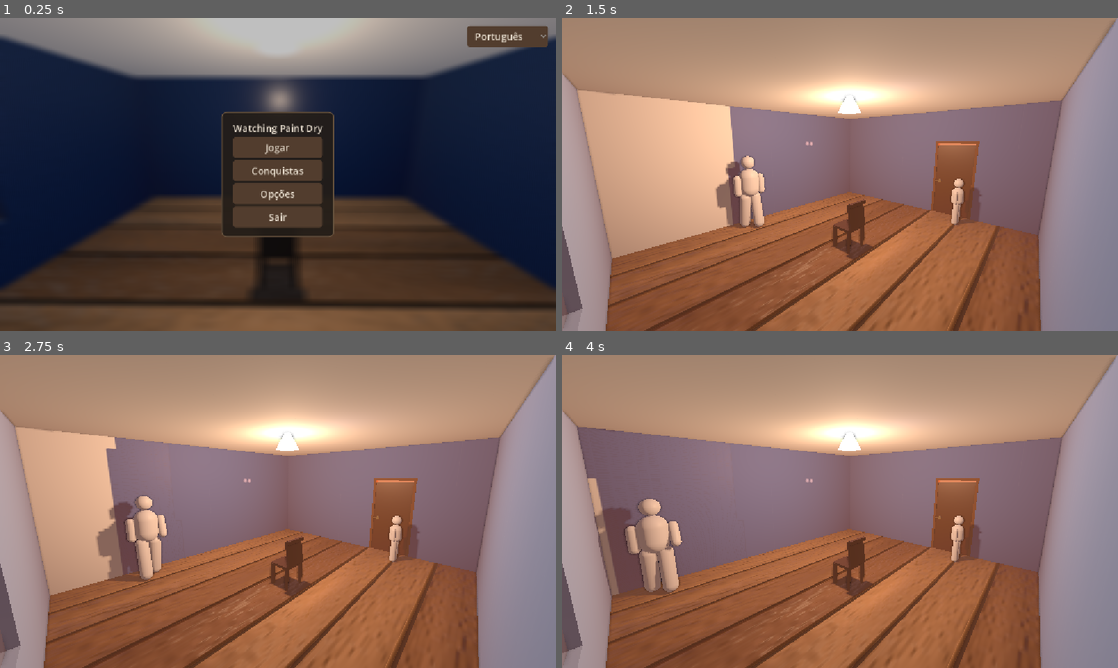
Above: before the commit, frames 1-4 (two rows, left to right).
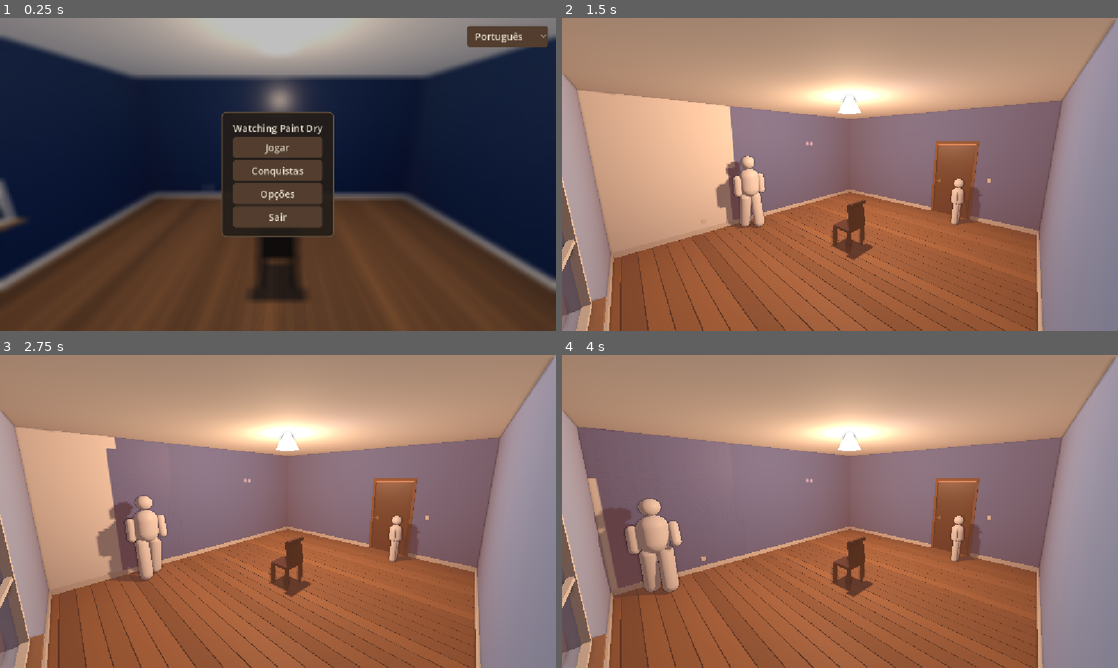
Above: after the commit, the same moments.

Repository: CaioLeonardoSch/watching-paint-dry
Game: Godot game, scene res://scenes/menu_principal.tscn
The game is run twice, just before and just after one commit, with the same random seed, the same clock (stepped at 60 frames per second) and the same inputs.
Inputs (mouse positions are in pixels of both pictures, inside the frame that each line leads up to):
- Up to frame 1 (0.25 s): no input
- Up to frame 2 (1.5 s): click "Jogar" at 0.5 s; click "Rápido" at 1.25 s
- Up to frame 3 (2.75 s): move the mouse to (400, 495) at 2.02 s
- Up to frame 4 (4 s): move the mouse to (728, 527) at 2.77 s; move the mouse to (895, 442) at 3.52 s

The runs differ from the first frame. In frame 1, 12% of the frame differs, in the area x 0-100%, y 51-100%; in frame 2, 8.6%; in frame 3, 8.7%; in frame 4, 8.8%.

Commit message:
feat: props do quarto, assoalho em tabuas e limpeza de normal map procedural

Diff:
--- a/scripts/inicializar_quarto.gd
+++ b/scripts/inicializar_quarto.gd
@@ -16,6 +16,8 @@
 	_criar_janela()
 	_criar_lampada()
 	_criar_cadeira()
+	_criar_assoalho_tabuas()
+	PropsQuarto.criar(self)
 
 
 func _criar_meshes() -> void:
@@ -38,20 +40,14 @@
 		"ParedeLesteAcima":   Vector3(0.2, 0.9, 1.0),  # Z∈[-0.5,+0.5], Y∈[2.1,3.0]
 	}
 
-	var ruido_medio := MateriaisProcedurais.criar_textura_ruido(0.12, 512)
-
-	# Reboco de parede — grão fino, relevo sutil
-	var normal_parede := MateriaisProcedurais.criar_normal_ruido(0.9, 1.2, 512)
-
-	# Branco cru de gesso/reboco não pintado — sem tonalidade quente de tinta
-	var mat_parede := MateriaisProcedurais.criar_material_texturizado(
-		Color(0.93, 0.92, 0.90), 0.95, ruido_medio, Vector3(2.0, 2.0, 2.0), normal_parede, 0.6)
-	var mat_piso   := _criar_material_assoalho()
-	var mat_teto   := _criar_material_teto()
-
-	var nos_piso  := ["ChaoQP"]
+	# Fase C tirou o reboco com ruído triplanar + normal map procedural que ficava
+	# aqui: as 9 paredes recebem o material da tinta (parede_pintavel.gd), então
+	# ele já era código morto — e a direção low-poly pede superfície limpa, não
+	# micro-relevo fingido, que só denuncia a face plana quando a luz raspa.
+	var mat_teto := _criar_material_teto()
+
 	var nos_teto  := ["TetoQP"]
-	# material gerenciado pelo tinta_secando.gd (uma parede inteira vira "pintável")
+	# material gerenciado por parede_pintavel.gd (a parede inteira é pintável)
 	var nos_tinta := [
 		"ParedeNorteSolida", "ParedeSul",
 		"ParedeOesteNorte", "ParedeOesteSul", "ParedeOesteAcima", "ParedeOesteAbaixo",
@@ -68,14 +64,9 @@
 		box.size = meshes[nome]
 		no.mesh  = box
 
-		if nome in nos_tinta:
-			continue
-		elif nome in nos_piso:
-			no.set_surface_override_material(0, mat_piso)
-		elif nome in nos_teto:
+		# o chão recebe material em _criar_assoalho_tabuas (vira contrapiso)
+		if nome in nos_teto:
 			no.set_surface_override_material(0, mat_teto)
-		else:
-			no.set_surface_override_material(0, mat_parede)
 
 
 ## Teto de gesso: liso de propósito. Sem normal map e sem textura de detalhe —
@@ -89,10 +80,59 @@
 	return mat
 
 
-func _criar_material_assoalho() -> ShaderMaterial:
-	var mat := ShaderMaterial.new()
-	mat.shader = load("res://shaders/assoalho.gdshader")
-	return mat
+## Assoalho de tábuas como GEOMETRIA, não como normal map.
+##
+## Fase C do overhaul: o `assoalho.gdshader` desenhava tábua, junta e relevo
+## por diferença finita numa superfície plana. Em low-poly isso é trabalho
+## errado — a estética quer forma e cor chapada, e relevo fingido em superfície
+## plana entrega o truque assim que a luz bate de raspão (foi o mesmo motivo de
+## o normal map do teto ter saído). Cada tábua vira um quad com altura e tom
+## próprios; a junta é a fresta entre elas, de verdade.
+func _criar_assoalho_tabuas() -> void:
+	var chao := get_node_or_null("ChaoQP")
+	if chao == null:
+		return
+	# O plano antigo continua visível como CONTRAPISO, escuro, por baixo das
+	# tábuas. Escondê-lo abre buraco: as frestas entre tábuas passam a dar no
+	# vazio e a luz do exterior vaza por elas.
+	var mat_base := StandardMaterial3D.new()
+	mat_base.albedo_color = Color(0.16, 0.12, 0.09)
+	mat_base.roughness    = 0.95
+	chao.set_surface_override_material(0, mat_base)
+
+	var raiz := Node3D.new()
+	raiz.name = "Assoalho"
+	add_child(raiz)
+
+	var rng := RandomNumberGenerator.new()
+	rng.seed = 20260730  # decoração: fixa, pra não mudar entre execuções
+
+	const LARGURA_TABUA: float = 0.22
+	const FRESTA: float = 0.012
+	var x: float = -3.5
+	while x < 3.5:
+		var largura: float = minf(LARGURA_TABUA, 3.5 - x)
+		if largura < 0.02:
+			break
+
+		var tabua := MeshInstance3D.new()
+		raiz.add_child(tabua)
+		var box := BoxMesh.new()
+		# altura levemente irregular: assoalho velho não é perfeitamente plano
+		var altura: float = 0.05 + rng.randf() * 0.012
+		box.size = Vector3(largura - FRESTA, altura, 6.0)
+		tabua.mesh = box
+		tabua.position = Vector3(x + largura * 0.5, -altura * 0.5 + 0.004, -1.0)
+
+		# tom por tábua — é o que dá vida sem custar textura (vertex color é o
+		# caminho canônico de low-poly, e aqui a peça inteira faz o papel)
+		var tom: float = 0.86 + rng.randf() * 0.28
+		var mat := StandardMaterial3D.new()
+		mat.albedo_color = Color(0.52 * tom, 0.35 * tom, 0.21 * tom)
+		mat.roughness    = 0.72 + rng.randf() * 0.12
+		tabua.set_surface_override_material(0, mat)
+
+		x += largura
 
 
 func _criar_janela() -> void:
--- /dev/null
+++ b/scripts/props_quarto.gd
@@ -0,0 +1,152 @@
+extends RefCounted
+class_name PropsQuarto
+
+# ─────────────────────────────────────────────
+#  PROPS DO QUARTO — o que faz um quarto ler como quarto
+#
+#  Fase C do overhaul. A tese do plano: num visual low-poly, superfície
+#  chapada é a proposta, não o problema — o que separa "quarto" de "caixa"
+#  não é micro-detalhe de textura, é ter as coisas que todo quarto tem.
+#  Rodapé, moldura de porta e de janela, interruptor, tomada. Cada um com
+#  poucos polígonos e cor chapada da paleta.
+#
+#  Tudo aqui é geometria primitiva posicionada, sem textura nenhuma.
+#
+#  Quarto: X ∈ [-3.5, +3.5], Z ∈ [-4.0, +2.0], Y ∈ [0, 3]
+#  Porta a leste (x=+3.5, z de -0.5 a +0.5); janela a oeste (x=-3.5,
+#  z de -1 a +1, y de 0.8 a 2.0).
+# ─────────────────────────────────────────────
+
+# ── Paleta fechada (Fase C do plano) ─────────────────────────
+const MADEIRA_CLARA := Color(0.60, 0.45, 0.31)
+const MADEIRA_ESCURA := Color(0.38, 0.24, 0.14)
+const BRANCO_SUJO := Color(0.88, 0.86, 0.82)
+const METAL_FOSCO := Color(0.62, 0.60, 0.56)
+const PLASTICO_CREME := Color(0.90, 0.88, 0.83)
+
+# FACE INTERNA de cada parede, não o centro dela. As paredes são BoxMesh de
+# 0.2 de espessura centrados em ±3.5 / -4.0 / +2.0, então a superfície que dá
+# pro quarto está 0.1 pra dentro. Usar o centro enterra os props na parede.
+const LIMITE_X: float = 3.4
+const LIMITE_Z_NORTE: float = -3.9
+const LIMITE_Z_SUL: float = 1.9
+
+const ALTURA_RODAPE: float = 0.11
+const SALIENCIA: float = 0.025  # o quanto o prop se destaca da parede
+
+
+static func criar(pai: Node3D) -> void:
+	var raiz := Node3D.new()
+	raiz.name = "Props"
+	pai.add_child(raiz)
+
+	_rodapes(raiz)
+	_moldura_janela(raiz)
+	_moldura_porta(raiz)
+	_interruptor(raiz)
+	_tomada(raiz)
+
+
+static func _material(cor: Color, aspereza: float = 0.85) -> StandardMaterial3D:
+	var mat := StandardMaterial3D.new()
+	mat.albedo_color = cor
+	mat.roughness    = aspereza
+	mat.metallic     = 0.0
+	return mat
+
+
+static func _caixa(pai: Node3D, tamanho: Vector3, pos: Vector3, mat: Material) -> MeshInstance3D:
+	var no := MeshInstance3D.new()
+	pai.add_child(no)
+	var box := BoxMesh.new()
+	box.size  = tamanho
+	no.mesh   = box
+	no.position = pos
+	no.set_surface_override_material(0, mat)
+	return no
+
+
+## Rodapé nas 4 paredes. Além de dar leitura de quarto, esconde o encontro
+## entre parede e assoalho — que é justamente onde a tinta do rolo termina.
+static func _rodapes(raiz: Node3D) -> void:
+	var mat := _material(BRANCO_SUJO, 0.7)
+	var y: float = ALTURA_RODAPE * 0.5
+	var largura: float = LIMITE_X * 2.0
+	var profundidade: float = LIMITE_Z_SUL - LIMITE_Z_NORTE
+
+	# norte e sul (atravessam a parede inteira)
+	_caixa(raiz, Vector3(largura, ALTURA_RODAPE, SALIENCIA),
+		Vector3(0, y, LIMITE_Z_NORTE + SALIENCIA * 0.5), mat)
+	_caixa(raiz, Vector3(largura, ALTURA_RODAPE, SALIENCIA),
+		Vector3(0, y, LIMITE_Z_SUL - SALIENCIA * 0.5), mat)
+
+	# oeste (janela começa em y=0.8, então o rodapé passa reto)
+	_caixa(raiz, Vector3(SALIENCIA, ALTURA_RODAPE, profundidade),
+		Vector3(-LIMITE_X + SALIENCIA * 0.5, y, (LIMITE_Z_NORTE + LIMITE_Z_SUL) * 0.5), mat)
+
+	# leste: interrompido pelo vão da porta (z de -0.5 a +0.5)
+	var comp_norte: float = -0.5 - LIMITE_Z_NORTE
+	_caixa(raiz, Vector3(SALIENCIA, ALTURA_RODAPE, comp_norte),
+		Vector3(LIMITE_X - SALIENCIA * 0.5, y, LIMITE_Z_NORTE + comp_norte * 0.5), mat)
+	var comp_sul: float = LIMITE_Z_SUL - 0.5
+	_caixa(raiz, Vector3(SALIENCIA, ALTURA_RODAPE, comp_sul),
+		Vector3(LIMITE_X - SALIENCIA * 0.5, y, 0.5 + comp_sul * 0.5), mat)
+
+
+## Moldura da janela (parede oeste, x=-3.5, z de -1 a 1, y de 0.8 a 2.0).
+static func _moldura_janela(raiz: Node3D) -> void:
+	var mat := _material(BRANCO_SUJO, 0.65)
+	var x: float = -LIMITE_X + SALIENCIA
+	var esp: float = 0.05
+	var z0: float = -1.0
+	var z1: float = 1.0
+	var y0: float = 0.8
+	var y1: float = 2.0
+
+	# verticais
+	_caixa(raiz, Vector3(esp, y1 - y0 + esp * 2.0, esp), Vector3(x, (y0 + y1) * 0.5, z0), mat)
+	_caixa(raiz, Vector3(esp, y1 - y0 + esp * 2.0, esp), Vector3(x, (y0 + y1) * 0.5, z1), mat)
+	# horizontais
+	_caixa(raiz, Vector3(esp, esp, z1 - z0), Vector3(x, y0, (z0 + z1) * 0.5), mat)
+	_caixa(raiz, Vector3(esp, esp, z1 - z0), Vector3(x, y1, (z0 + z1) * 0.5), mat)
+	# travessa central — divide o vidro em dois, cara de janela de casa
+	_caixa(raiz, Vector3(esp * 0.7, esp * 0.7, z1 - z0), Vector3(x, (y0 + y1) * 0.5, (z0 + z1) * 0.5), mat)
+
+	# peitoril, um pouco mais fundo que a moldura
+	_caixa(raiz, Vector3(0.12, 0.04, z1 - z0 + 0.16),
+		Vector3(x + 0.04, y0 - 0.03, (z0 + z1) * 0.5), _material(MADEIRA_CLARA, 0.7))
+
+
+## Batente da porta (parede leste, x=+3.5, z de -0.5 a 0.5, até y=2.1).
+static func _moldura_porta(raiz: Node3D) -> void:
+	var mat := _material(MADEIRA_ESCURA, 0.7)
+	var x: float = LIMITE_X - SALIENCIA
+	var esp: float = 0.06
+	var z0: float = -0.5
+	var z1: float = 0.5
+	var topo: float = 2.1
+
+	_caixa(raiz, Vector3(esp, topo, esp), Vector3(x, topo * 0.5, z0), mat)
+	_caixa(raiz, Vector3(esp, topo, esp), Vector3(x, topo * 0.5, z1), mat)
+	_caixa(raiz, Vector3(esp, esp, z1 - z0 + esp), Vector3(x, topo, (z0 + z1) * 0.5), mat)
+
+
+## Interruptor perto da porta, na altura da mão.
+static func _interruptor(raiz: Node3D) -> void:
+	var x: float = LIMITE_X - SALIENCIA
+	var pos := Vector3(x, 1.15, 0.85)
+	_caixa(raiz, Vector3(0.02, 0.10, 0.08), pos, _material(PLASTICO_CREME, 0.5))
+	# a teclinha
+	_caixa(raiz, Vector3(0.012, 0.05, 0.035),
+		pos + Vector3(0.015, 0.005, 0.0), _material(BRANCO_SUJO, 0.4))
+
+
+## Tomada na parede norte, baixa, logo acima do rodapé.
+static func _tomada(raiz: Node3D) -> void:
+	var z: float = LIMITE_Z_NORTE + SALIENCIA
+	var pos := Vector3(-1.9, 0.28, z)
+	_caixa(raiz, Vector3(0.09, 0.09, 0.02), pos, _material(PLASTICO_CREME, 0.5))
+	# os dois furinhos
+	var mat_furo := _material(Color(0.18, 0.17, 0.16), 0.9)
+	_caixa(raiz, Vector3(0.012, 0.022, 0.012), pos + Vector3(-0.018, 0.008, 0.008), mat_furo)
+	_caixa(raiz, Vector3(0.012, 0.022, 0.012), pos + Vector3(0.018, 0.008, 0.008), mat_furo)
--- a/shaders/assoalho.gdshader
+++ /dev/null
@@ -1,77 +0,0 @@
-shader_type spatial;
-
-uniform float num_taboas    : hint_range(2.0, 60.0) = 14.0;
-uniform float largura_junta : hint_range(0.0, 0.3)  = 0.05;
-uniform float forca_relevo  : hint_range(0.0, 3.0)  = 1.0;
-uniform vec4  cor_clara     : source_color = vec4(0.62, 0.47, 0.32, 1.0);
-uniform vec4  cor_escura    : source_color = vec4(0.40, 0.28, 0.18, 1.0);
-
-float hash(vec2 p) {
-	return fract(sin(dot(p, vec2(127.1, 311.7))) * 43758.5453);
-}
-
-float ruido(vec2 p) {
-	vec2 i = floor(p);
-	vec2 f = fract(p);
-	float a = hash(i);
-	float b = hash(i + vec2(1.0, 0.0));
-	float c = hash(i + vec2(0.0, 1.0));
-	float d = hash(i + vec2(1.0, 1.0));
-	vec2 u = f * f * (3.0 - 2.0 * f);
-	return mix(a, b, u.x) + (c - a) * u.y * (1.0 - u.x) + (d - b) * u.x * u.y;
-}
-
-// Campo de altura do assoalho: sulco fundo entre tábuas + veio da madeira
-// esticado no comprimento + poros finos. É daqui que sai o normal map.
-float altura(vec2 uv) {
-	float posicao_taboa = uv.y * num_taboas;
-	float indice_taboa  = floor(posicao_taboa);
-	float frac_taboa    = fract(posicao_taboa);
-
-	// Sulco entre tábuas — vai a zero na junta, 1.0 no meio da tábua
-	float junta = smoothstep(0.0, largura_junta, frac_taboa)
-	            * smoothstep(0.0, largura_junta, 1.0 - frac_taboa);
-
-	// Veio: ruído bem esticado em X (fibra corre no comprimento da tábua).
-	// Deslocado por tábua pra cada uma ter desenho próprio.
-	float veio = ruido(vec2(uv.x * 8.0, indice_taboa * 13.7 + uv.y * 40.0));
-
-	// Poro fino por cima, dá a micro-irregularidade da madeira
-	float poro = ruido(uv * vec2(120.0, 220.0));
-
-	return junta * (0.75 + veio * 0.2 + poro * 0.05);
-}
-
-void fragment() {
-	// Cada tábua é uma faixa ao longo de UV.y; UV.x corre no comprimento da tábua.
-	float posicao_taboa = UV.y * num_taboas;
-	float indice_taboa   = floor(posicao_taboa);
-	float frac_taboa     = fract(posicao_taboa);
-
-	// Tom de madeira varia por tábua, como pranchas de lotes diferentes.
-	float tom = hash(vec2(indice_taboa, 1.0));
-	vec3 cor_base = mix(cor_escura.rgb, cor_clara.rgb, tom);
-
-	// Veio longitudinal — agora contínuo (ruído), não listra dura por célula
-	float veio = ruido(vec2(UV.x * 8.0, indice_taboa * 13.7 + UV.y * 40.0));
-	cor_base *= 0.85 + veio * 0.3;
-
-	// Junta escura entre tábuas (borda de cada faixa).
-	float junta = smoothstep(0.0, largura_junta, frac_taboa)
-	            * smoothstep(0.0, largura_junta, 1.0 - frac_taboa);
-	cor_base *= mix(0.4, 1.0, junta);
-
-	// Normal map por diferença finita do campo de altura — luz passa a pegar
-	// no sulco entre tábuas e no veio, em vez de bater num plano liso.
-	vec2 passo = vec2(0.0015, 0.0015);
-	float h_centro = altura(UV);
-	float dx = altura(UV + vec2(passo.x, 0.0)) - h_centro;
-	float dy = altura(UV + vec2(0.0, passo.y)) - h_centro;
-	NORMAL_MAP = normalize(vec3(-dx * forca_relevo * 40.0, -dy * forca_relevo * 40.0, 1.0)) * 0.5 + 0.5;
-
-	ALBEDO    = cor_base;
-	// Verniz gasto: um pouco mais brilhoso no meio da tábua, fosco na junta
-	ROUGHNESS = mix(0.85, mix(0.45, 0.7, hash(vec2(indice_taboa, 2.0))), junta);
-	METALLIC  = 0.0;
-	SPECULAR  = 0.4;
-}
Not shown, added: scripts/props_quarto.gd.uid
Not shown, removed: shaders/assoalho.gdshader.uid
Not shown, changed: PLANO-OVERHAUL-TINTA.md
